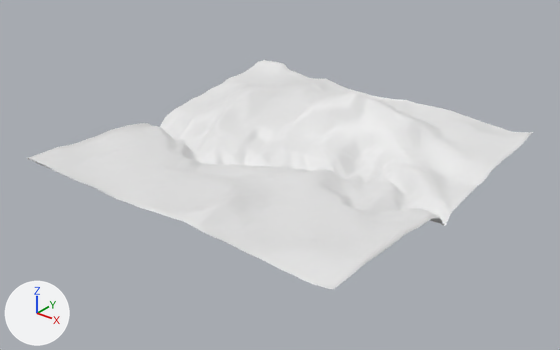
Two versions of the FBX model Assets/3D assets/Environment/Terrain.fbx, one commit apart.
Camera for both pictures: a camera (50 mm lens) standing at (2.408, -3.081, 1.879) and looking at (0.012, -0.086, 0.022). Lighting does not change. The marker at lower left points along +X, +Y and +Z.

Objects in the first picture: 'Terrain'.
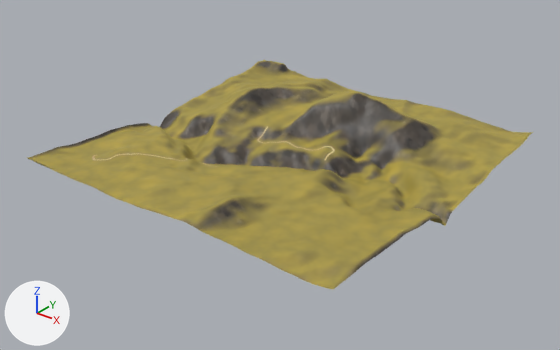
The change, as a diff of the scene's bpy script:
```diff
--- a/Assets/3D assets/Environment/Terrain.fbx.py
+++ b/Assets/3D assets/Environment/Terrain.fbx.py
@@ img_terrain_material_001_basemap_png @@
+img_terrain_material_001_basemap_png = load_image('Terrain_Material.001_BaseMap.png', 'Terrain_Material.001_BaseMap.png', 2048, 2048, 'sRGB')
@@ mat_material_001 @@
 mat_material_001 = principled_material('Material.001')
-mat_material_001.base_color = (0.8, 0.8, 0.8)  # white #e7e7e7
+mat_material_001.texture = img_terrain_material_001_basemap_png
```

Pixel boxes (x1, y1, x2, y2) of what changed, in the pictures (560 x 350 px):
'Terrain', surface changed (white to yellow)
    both: (27, 60, 533, 289)
